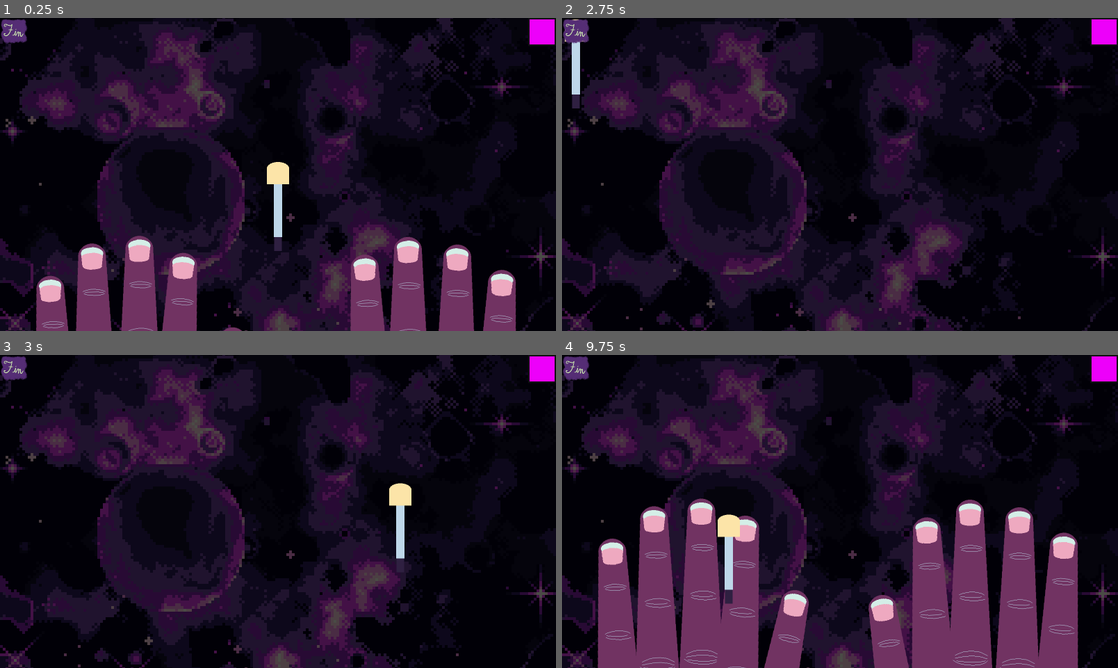
Above: before the commit, frames 1-4 (two rows, left to right).
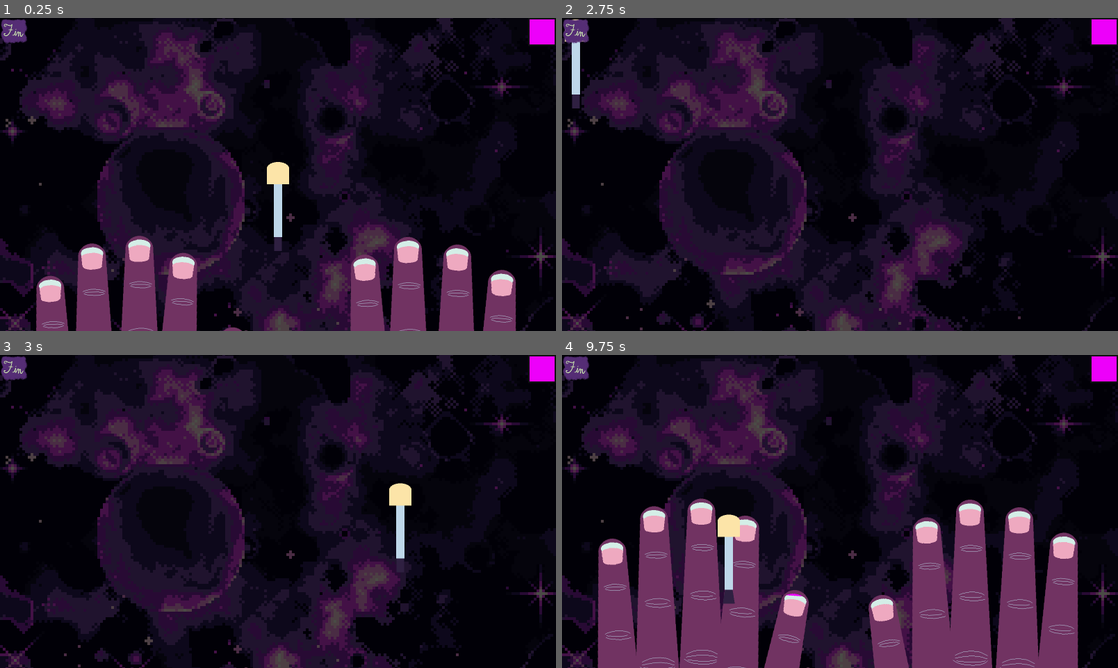
Above: after the commit, the same moments.

Repository: Wake1st/colored-claws
Game: Godot game, scene res://base/main.tscn
Two runs of this game, one before a commit and one after it. Both use one fixed random seed, a clock stepped at 60 frames per second and the inputs below.
Inputs (mouse positions are in pixels of both pictures, inside the frame that each line leads up to):
- Up to frame 1 (0.25 s): no input
- Up to frame 2 (2.75 s): click (573, 30) at 0.5 s; click (573, 30) at 1.25 s; click (573, 30) at 2 s
- Up to frame 3 (3 s): tap Enter at 2.75 s; move the mouse to (400, 495) at 2.77 s; hold Mouse wheel down (narrow_brush, bound only after the commit) from 2.78 s (still down)
- Up to frame 4 (9.75 s): tap Mouse wheel up (widen_brush, bound only after the commit) at 3.05, 3.6, 4.55, 6.05, 6.6, 7.55, 8.1, 9.05 s; tap Space at 3.5, 5, 6.5 s; move the mouse to (728, 527) at 3.52 s; release Mouse wheel down (narrow_brush, bound only after the commit) at 3.53 s; tap Mouse wheel down (narrow_brush, bound only after the commit) every 1.5 s from 3.8 to 8.3 s; tap Enter at 4.25, 5.75 s; move the mouse to (895, 442) at 4.27 s; press the mouse at (895, 442) at 4.28 s; move the mouse to (812, 574) at 5.02 s; release the mouse at (812, 574) at 5.03 s; right-click (812, 574) at 5.1 s; move the mouse to (1006, 558) at 5.77 s; hold Mouse wheel down (narrow_brush, bound only after the commit) 5.78-6.53 s; move the mouse to (673, 464) at 6.52 s; move the mouse to (867, 511) at 7.27 s; hold Mouse wheel down (narrow_brush, bound only after the commit) 7.28-8.03 s; move the mouse to (756, 433) at 8.02 s; move the mouse to (962, 495) at 8.77 s; press the mouse at (962, 495) at 8.78 s; move the mouse to (728, 527) at 9.52 s; release the mouse at (728, 527) at 9.53 s; right-click (728, 527) at 9.6 s

Frames 1-3 are identical in both runs. In frame 4, less than 0.1% of the frame differs, in the area x 29-44%, y 75-80%.

Commit message:
Brush updates (#1)
* thicker, smoother brush

* brush will now fan

* notes

Diff:
--- a/body/Paint.gd
+++ b/body/Paint.gd
@@ -1,26 +1,40 @@
 class_name Paint
 
 
-static func draw_line(img: Image, offset: Vector2, width: float, angle: float, color: Color) -> Image:
+static func draw_line(
+	img: Image,
+	start_position: Vector2,
+	end_position: Vector2,
+	width: float,
+	angle: float,
+	color: Color
+) -> Image:
 	var blend: Image = Image.create_empty(img.get_width(), img.get_height(), false, Image.FORMAT_RGBA8)
 	var rect = img.get_used_rect()
 
 	var total_x = width * cos(angle)
 	var total_y = width * sin(angle)
-	for i in width:
-		var x: int = offset.x + total_x/2 - i * cos(angle) - 1
-		var y: int = offset.y +  total_y/2 - i * sin(angle) - 1
 
-		if rect.has_point(Vector2(x, y)):
-			blend.set_pixel(x, y, color)
-		if rect.has_point(Vector2(x, y - 1)):
-			blend.set_pixel(x, y - 1, color)
-		if rect.has_point(Vector2(x, y + 1)):
-			blend.set_pixel(x, y + 1, color)
-		if rect.has_point(Vector2(x - 1, y)):
-			blend.set_pixel(x - 1, y, color)
-		if rect.has_point(Vector2(x + 1, y)):
-			blend.set_pixel(x + 1, y, color)
+	var current_position: Vector2 = start_position
+	var paint_vector: Vector2 = end_position - start_position
+	var height: int = ceili(paint_vector.length())
+	for j in height:
+		for i in width:
+			current_position = paint_vector * j/height
+
+			var x: int = start_position.x + current_position.x + total_x/2 - i * cos(angle) - 1
+			var y: int = start_position.y + current_position.y +  total_y/2 - i * sin(angle) - 1
+
+			if rect.has_point(Vector2(x, y)):
+				blend.set_pixel(x, y, color)
+			if rect.has_point(Vector2(x, y - 1)):
+				blend.set_pixel(x, y - 1, color)
+			if rect.has_point(Vector2(x, y + 1)):
+				blend.set_pixel(x, y + 1, color)
+			if rect.has_point(Vector2(x - 1, y)):
+				blend.set_pixel(x - 1, y, color)
+			if rect.has_point(Vector2(x + 1, y)):
+				blend.set_pixel(x + 1, y, color)
 
 	img.blend_rect_mask(blend, img, img.get_used_rect(), Vector2.ZERO)
 	return img
--- a/body/nail.gd
+++ b/body/nail.gd
@@ -33,8 +33,9 @@
 
 
 func brush(data: BrushData) -> float:
-	var offset = data.position - global_position + sprite.texture.get_size()/2
-	image = Paint.draw_line(image, offset, data.width, data.angle, data.color)
+	var start = data.start_position - global_position + sprite.texture.get_size()/2
+	var end = data.end_position - global_position + sprite.texture.get_size()/2
+	image = Paint.draw_line(image, start, end, data.width, data.angle, data.color)
 	sprite.texture = ImageTexture.create_from_image(image)
 
 	# note changes
--- a/project.godot
+++ b/project.godot
@@ -33,6 +33,16 @@
 "events": [Object(InputEventMouseButton,"resource_local_to_scene":false,"resource_name":"","device":-1,"window_id":0,"a …(258 unchanged characters)…
 ]
 }
+widen_brush={
+"deadzone": 0.2,
+"events": [Object(InputEventMouseButton,"resource_local_to_scene":false,"resource_name":"","device":-1,"window_id":0,"alt_pressed":false,"shift_pressed":false,"ctrl_pressed":false,"meta_pressed":false,"button_mask":8,"position":Vector2(72, 9),"global_position":Vector2(81, 57),"factor":1.0,"button_index":4,"canceled":false,"pressed":true,"double_click":false,"script":null)
+]
+}
+narrow_brush={
+"deadzone": 0.2,
+"events": [Object(InputEventMouseButton,"resource_local_to_scene":false,"resource_name":"","device":-1,"window_id":0,"alt_pressed":false,"shift_pressed":false,"ctrl_pressed":false,"meta_pressed":false,"button_mask":16,"position":Vector2(122, 16),"global_position":Vector2(131, 64),"factor":1.0,"button_index":5,"canceled":false,"pressed":true,"double_click":false,"script":null)
+]
+}
 
 [rendering]
 
--- a/tools/BrushData.gd
+++ b/tools/BrushData.gd
@@ -1,7 +1,8 @@
 class_name BrushData
 
 
+var start_position: Vector2
+var end_position: Vector2
 var width: float
-var position: Vector2
 var angle: float
 var color: Color
--- a/tools/brush.gd
+++ b/tools/brush.gd
@@ -3,8 +3,12 @@
 
 
 const ROTATION_OFFSET: float = PI/2
+const BRUSH_STEP: int = 6
+const BASE_WIDTH: int = 20
 
-@export var width: float = 22
+@export var width: int = BASE_WIDTH
+
+@onready var sprite: Sprite2D = $Sprite2D
 
 var hold_offset: Vector2 = Vector2(0, -220)
 var color: Color
@@ -12,10 +16,13 @@
 var active: bool
 var pivoting: bool
 
+var last_position: Vector2
+
 
 func get_data() -> BrushData:
 	var data: BrushData = BrushData.new()
-	data.position = global_position
+	data.start_position = last_position
+	data.end_position = global_position
 	data.angle = rotation
 	data.width = width
 	data.color = color
@@ -29,6 +36,7 @@
 		var vector = global_position.direction_to(mouse)
 		rotation = vector.angle() + ROTATION_OFFSET
 	else:
+		last_position = position
 		position = mouse - hold_offset
 
 
@@ -43,3 +51,25 @@
 	elif event.is_action_released("pivot_brush"):
 		pivoting = false
 		hold_offset = hold_offset.rotated(rotation - hold_offset.angle() - ROTATION_OFFSET)
+
+	if event.is_action_pressed("widen_brush"):
+		_animate_fan(true)
+	elif event.is_action_pressed("narrow_brush"):
+		_animate_fan(false)
+
+
+func _animate_fan(opening: bool) -> void:
+	# adjust and limit the frames
+	var current_frame = sprite.frame
+	if opening:
+		current_frame += 1
+		if current_frame >= sprite.hframes:
+			current_frame = sprite.hframes - 1
+	else:
+		current_frame -= 1
+		if current_frame < 0:
+			current_frame = 0
+
+	# update
+	sprite.frame = current_frame
+	width = sprite.frame * BRUSH_STEP + BASE_WIDTH
--- a/tools/brush.tscn
+++ b/tools/brush.tscn
@@ -10,3 +10,4 @@
 texture_filter = 1
 position = Vector2(0, -128)
 texture = ExtResource("1_x3xu1")
+hframes = 8
--- a/work/work_zone.tscn
+++ b/work/work_zone.tscn
@@ -14,7 +14,6 @@
 unique_name_in_owner = true
 position = Vector2(-655, 78)
 rotation = -0.0463906
-scale = Vector2(1, 1)
 
 [node name="Nail2" parent="Hand" instance=ExtResource("1_yga80")]
 unique_name_in_owner = true
@@ -25,7 +24,6 @@
 unique_name_in_owner = true
 position = Vector2(-399, -37)
 rotation = -0.000822331
-scale = Vector2(1, 1)
 
 [node name="Nail4" parent="Hand" instance=ExtResource("1_yga80")]
 unique_name_in_owner = true
@@ -36,13 +34,11 @@
 unique_name_in_owner = true
 position = Vector2(-131, 226)
 rotation = 0.197339
-scale = Vector2(1, 1)
 
 [node name="Nail6" parent="Hand" instance=ExtResource("1_yga80")]
 unique_name_in_owner = true
 position = Vector2(123, 240)
 rotation = -0.151426
-scale = Vector2(1, 1)
 
 [node name="Nail7" parent="Hand" instance=ExtResource("1_yga80")]
 unique_name_in_owner = true
@@ -53,13 +49,11 @@
 unique_name_in_owner = true
 position = Vector2(374, -34)
 rotation = -0.00261927
-scale = Vector2(1, 1)
 
 [node name="Nail9" parent="Hand" instance=ExtResource("1_yga80")]
 unique_name_in_owner = true
 position = Vector2(516, -12)
 rotation = 0.0134414
-scale = Vector2(1, 1)
 
 [node name="Nail10" parent="Hand" instance=ExtResource("1_yga80")]
 unique_name_in_owner = true
Binary file changed: assets/textures/brush.aseprite
Binary file changed: assets/textures/brush.png
Not shown, changed: README.md
